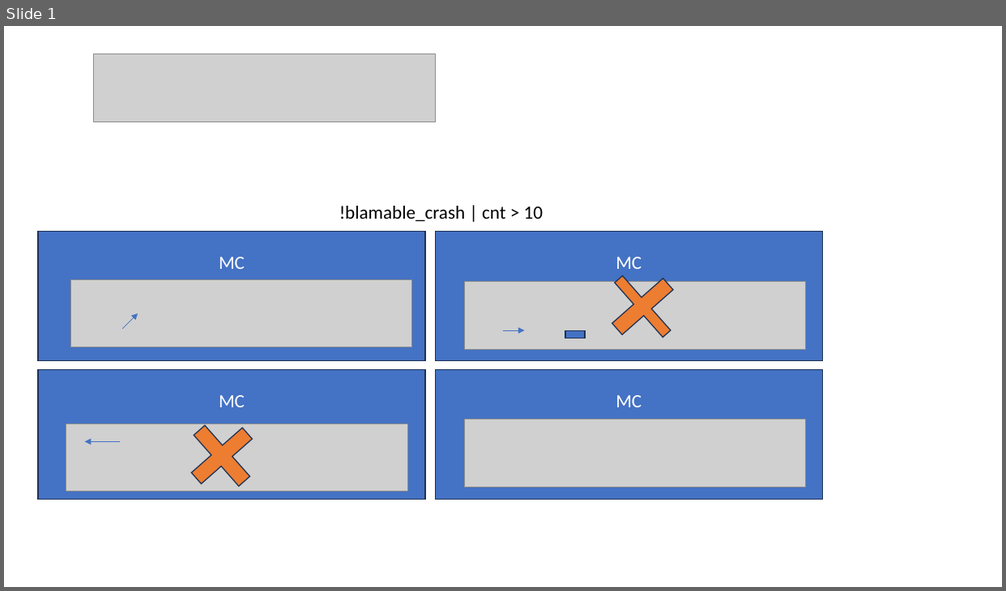
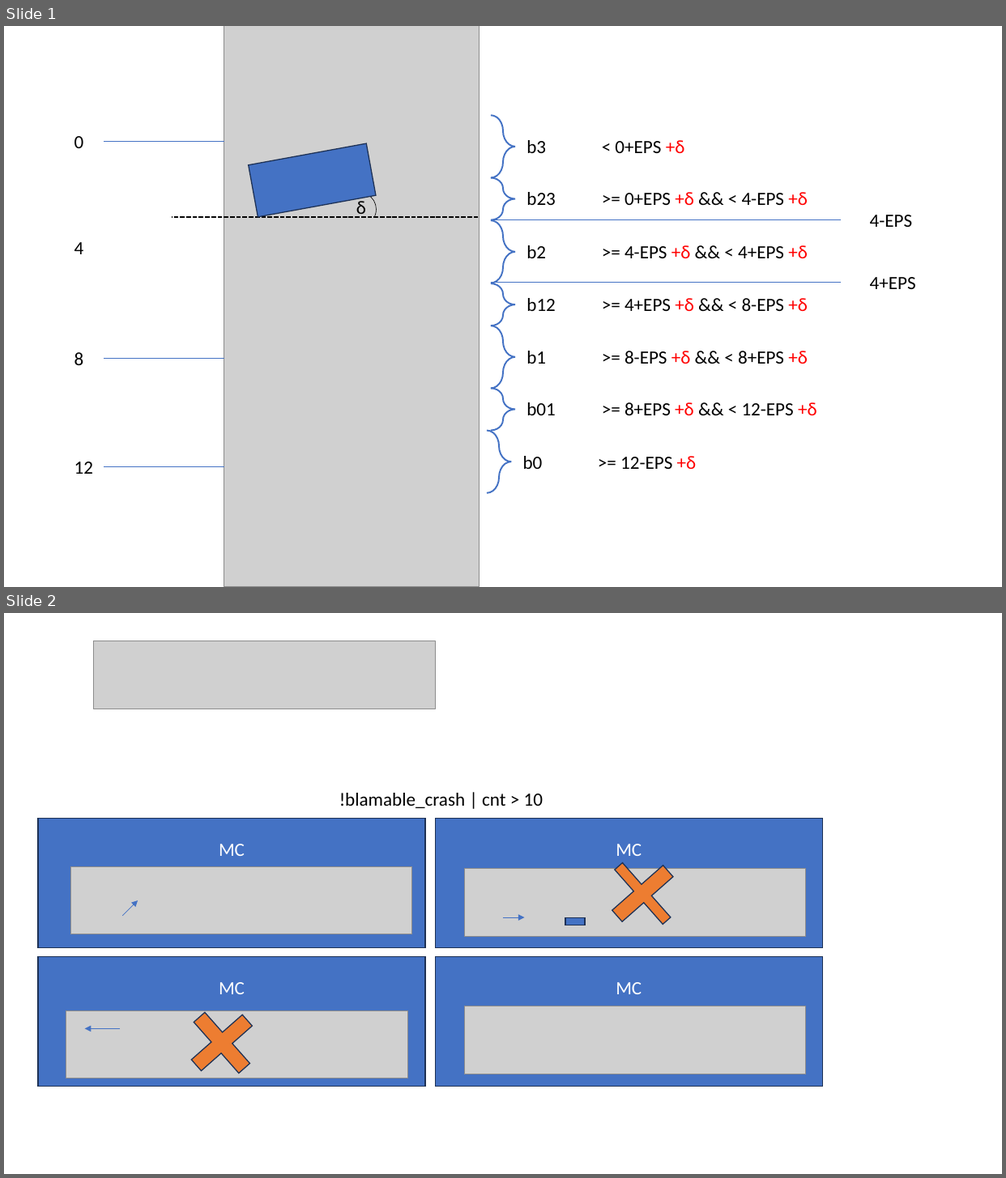
Before and after one commit to coenig/very-fast-math, a slide deck: examples/UrbanTopologies.pptx. Shown one above the other, each under a label of ours: slide 1 before the commit, slides 1 and 2 after it. The pictures are 1006x591 and 1006x1178 pixels, drawn with LibreOffice and Linux fonts; fonts in the diff are those of the drawing; grey boxes stand for pictures. Boxes give left, top, right and bottom in pixels: in the first picture for what was removed or moved away, otherwise in the second. Text is boxed around its words. In the diff, an @@ line names an element or a change of style, - is before the commit and + after.

Commit message:
minor

```diff
--- a/examples/UrbanTopologies.pptx
+++ b/examples/UrbanTopologies.pptx
@@ slide 1 added at (4, 26, 1002, 587), background #FFFFFF @@
@@ picture added at (224, 26, 479, 587) @@
@@ right brace added at (491, 115, 515, 178), outline #4472C4 1.5 pt @@
@@ text added at (74, 136, 84, 148), 18 pt, text #000000 @@
+0
@@ line added from (224, 141) to (104, 141), #4472C4 0.5 pt @@
@@ rectangle added at (249, 143, 376, 217), fill #4472C4, outline #1E3256 1 pt @@
@@ text added at (526, 140, 685, 153), 18 pt, text #000000 @@
+b3 < 0+EPS +δ
@@ arc (boxed as its full ellipse) added at (334, 186, 384, 236), outline #000000 0.5 pt @@
@@ right brace added at (491, 178, 515, 220), outline #4472C4 1.5 pt @@
@@ text added at (526, 192, 808, 205), 18 pt, text #000000 @@
+b23 >= 0+EPS +δ && < 4-EPS +δ
@@ line added from (479, 217) to (172, 217), #000000 1.5 pt dashed @@
@@ text added at (356, 198, 366, 218), 18 pt, text #000000 @@
+δ
@@ line added from (841, 220) to (491, 220), #4472C4 0.5 pt @@
@@ text added at (870, 215, 913, 227), 18 pt, text #000000 @@
+4-EPS
@@ text added at (74, 242, 84, 254), 18 pt, text #000000 @@
+4
@@ right brace added at (491, 220, 515, 284), outline #4472C4 1.5 pt @@
@@ text added at (526, 246, 808, 258), 18 pt, text #000000 @@
+b2 >= 4-EPS +δ && < 4+EPS +δ
@@ right brace added at (491, 284, 515, 326), outline #4472C4 1.5 pt @@
@@ line added from (841, 283) to (491, 283), #4472C4 0.5 pt @@
@@ text added at (870, 277, 916, 289), 18 pt, text #000000 @@
+4+EPS
@@ text added at (526, 298, 808, 311), 18 pt, text #000000 @@
+b12 >= 4+EPS +δ && < 8-EPS +δ
@@ right brace added at (491, 327, 515, 389), outline #4472C4 1.5 pt @@
@@ text added at (74, 352, 84, 365), 18 pt, text #000000 @@
+8
@@ line added from (224, 358) to (104, 358), #4472C4 0.5 pt @@
@@ text added at (526, 351, 808, 364), 18 pt, text #000000 @@
+b1 >= 8-EPS +δ && < 8+EPS +δ
@@ right brace added at (491, 388, 515, 430), outline #4472C4 1.5 pt @@
@@ text added at (526, 403, 817, 416), 18 pt, text #000000 @@
+b01 >= 8+EPS +δ && < 12-EPS +δ
@@ right brace added at (487, 431, 512, 494), outline #4472C4 1.5 pt @@
@@ text added at (74, 462, 93, 474), 18 pt, text #000000 @@
+12
@@ text added at (523, 456, 697, 469), 18 pt, text #000000 @@
+b0 >= 12-EPS +δ
@@ line added from (224, 467) to (104, 467), #4472C4 0.5 pt @@
@@ what was slide 1 is now slide 2 @@
```
